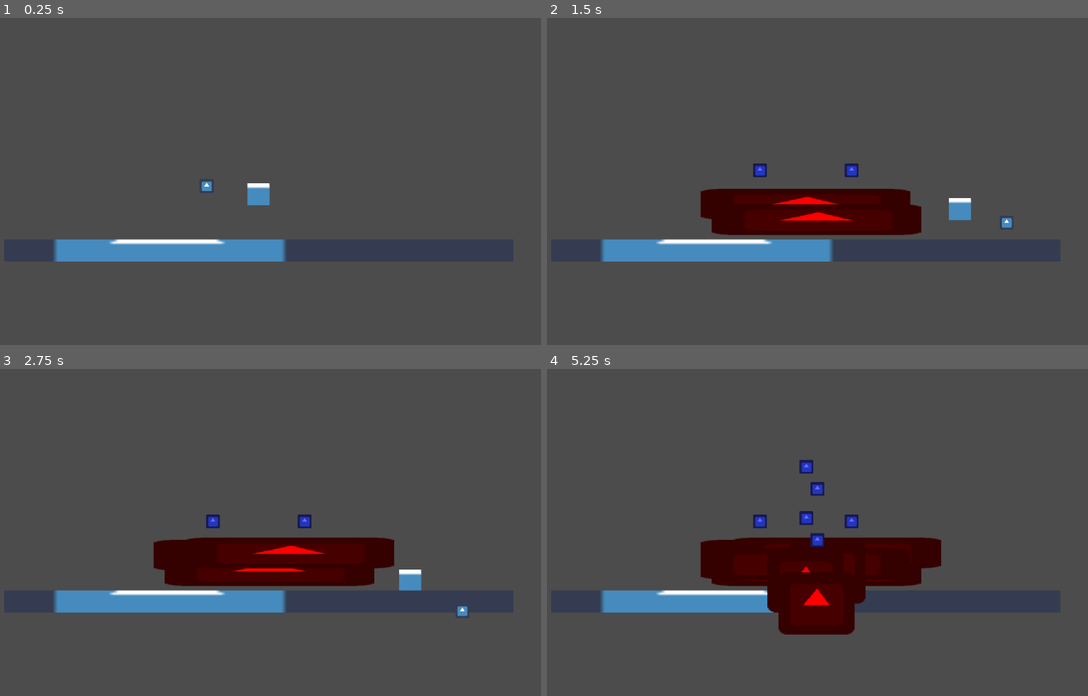
Above: before the commit, frames 1-4 (two rows, left to right).
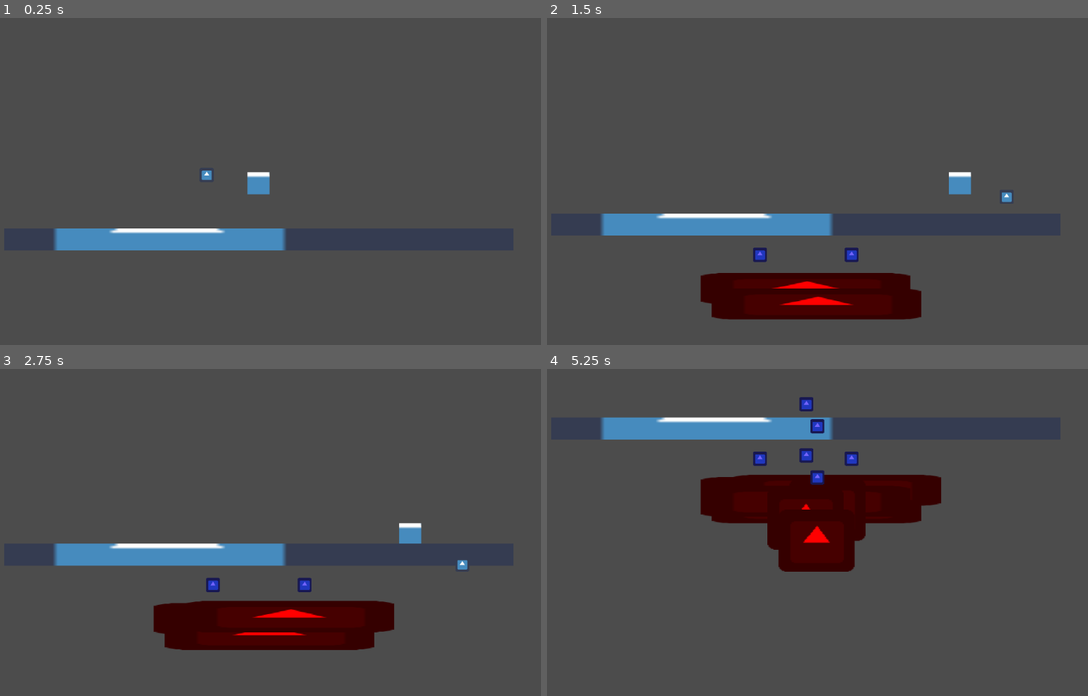
Above: after the commit, the same moments.

Repository: mdrgon1/GWJ-22-Spinzo
Game: Godot game, scene res://Main.tscn
Same seed, same stepped clock (60 frames per second), same inputs: the game is played once before the commit and once after it. The engine's default icon, where the game draws it, is replaced by a stand-in: a white triangle on a blue panel in a dark square.
Inputs:
- Up to frame 1 (0.25 s): no input
- Up to frame 2 (1.5 s): hold E (throw_ball) 0.53-1.28 s; hold Right (move_right) from 0.53 s (still down); tap W (jump) at 0.77 s; tap E (throw_ball) at 1.35 s
- Up to frame 3 (2.75 s): tap W (jump) at 1.52 s; release Right (move_right) at 2.03 s; hold A (move_left) from 2.03 s (still down); hold X from 2.03 s (still down); tap E (throw_ball) at 2.3 s
- Up to frame 4 (5.25 s): release A (move_left) at 2.78 s; release X at 2.78 s; hold Right (move_right) 2.78-4.28 s; tap E (throw_ball) at 2.85, 4.55 s; tap W (jump) at 3.02, 3.77, 4.52 s; hold E (throw_ball) 3.53-4.28 s; hold A (move_left) 4.28-5.03 s; tap X at 4.35 s; hold Right (move_right) from 5.03 s (still down); hold E (throw_ball) from 5.03 s (still down)

The runs differ from the first frame. In frame 1, 3.7% of the frame differs, in the area x 9-53%, y 46-75%; in frame 2, 16%; in frame 3, 17%; in frame 4, 20%, in the area x 9-73%, y 8-82%.

Commit message:
level despawning
levels despawn when they exit camera's lower bound

Diff:
--- a/Project/Scripts/Camera.gd
+++ b/Project/Scripts/Camera.gd
@@ -5,4 +5,5 @@
 onready var player = get_tree().get_nodes_in_group("player")[0]
 
 func _process(delta):
-	position.y = min(position.y, player.position.y + Y_OFFSET)
+	#position.y = min(position.y, player.position.y + Y_OFFSET)
+	position.y = player.position.y
--- a/Project/Scripts/LevelTemplate.gd
+++ b/Project/Scripts/LevelTemplate.gd
@@ -6,6 +6,9 @@
 	var hazard_spawns = $EnemySpawns
 	for child in hazard_spawns.get_children():
 		create_enemy_at(child)
+
+func test():
+	pass
 
 func create_enemy_at(target : Node2D):
 	var hazard_index = rand_seed(OS.get_ticks_usec())[0] % (num_hazards + 1) # seed hazard generation with time
--- a/Project/Scripts/MainLevel.gd
+++ b/Project/Scripts/MainLevel.gd
@@ -1,10 +1,23 @@
 extends Node
 
+const IN_FRAME_BUFFER = 0
+
 var num_levels = 3
+var active_levels = []
+
+onready var camera : Camera2D = $Camera2D
 
 func _process(delta):
+
+	for level in active_levels:
+		var lower_bound = camera.position.y + ProjectSettings.get_setting("display/window/size/height") * camera.zoom.y + IN_FRAME_BUFFER
+		if(level.position.y > lower_bound):
+			level.queue_free()
+			active_levels.erase(level)
+
 	if(Input.is_action_just_pressed("throw_ball")):
-		create_level(Vector2(randi() % 20, randi() % 20))
+		create_level(Vector2(randi() % 20, randi() % 20 + 50))
+
 
 # create a random level at a given position
 func create_level(position : Vector2):
@@ -15,5 +28,7 @@
 	var level_path = "res://level_templates/Template" + String(level_index) + ".tscn"
 	var level = load(level_path).instance()
 
+	# create the level
+	active_levels.append(level)
 	level.set_position(position)
 	call_deferred("add_child", level)
